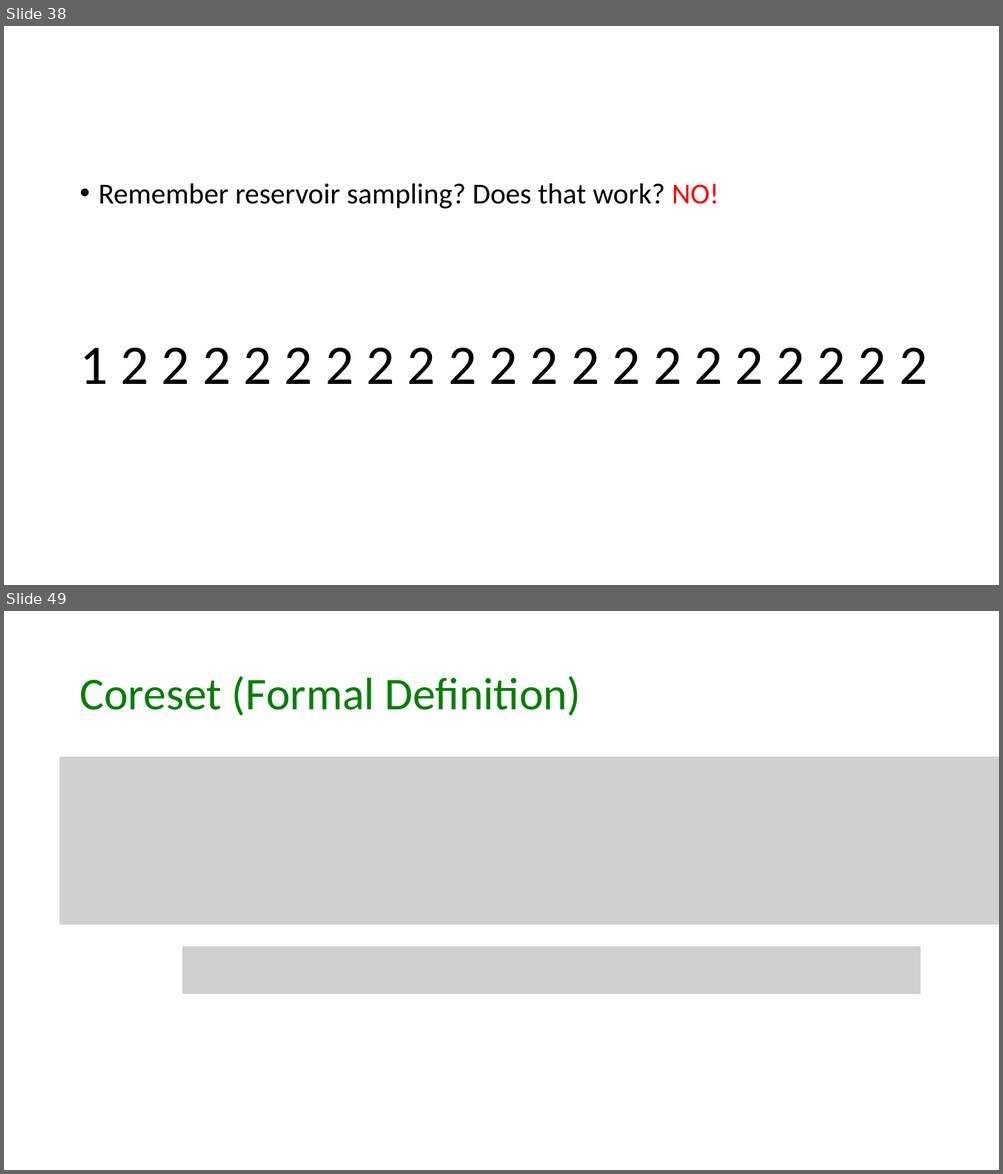
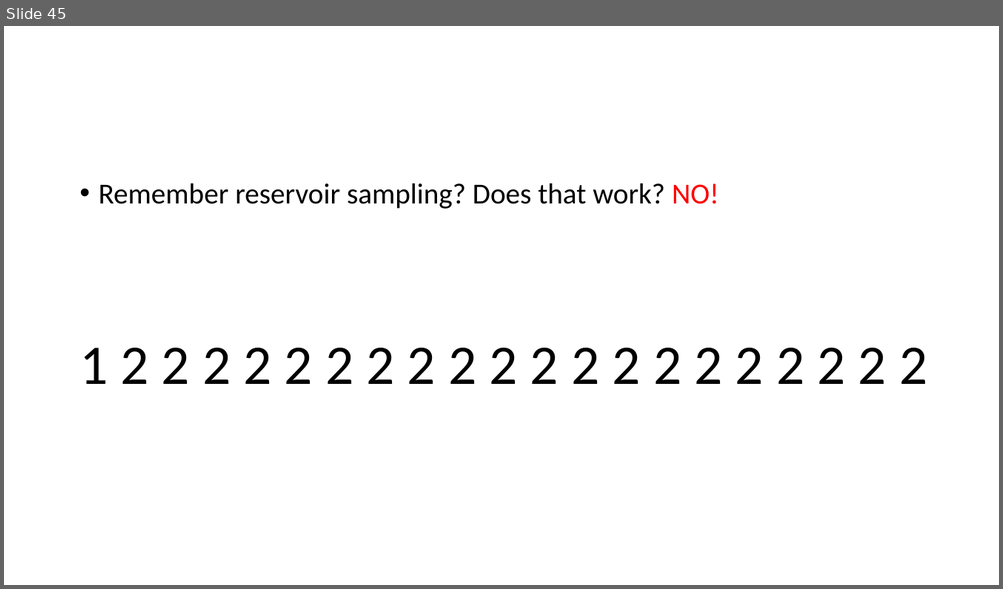
Before and after one commit to samsonzhou/samsonzhou.github.io, a slide deck: CSCE689-23/L17.pptx. Shown one above the other, each under a label of ours: slides 38 and 49 before the commit, slide 45 after it; the slides between them are not shown. The pictures are 1003x1174 and 1003x589 pixels, drawn with LibreOffice and Linux fonts; fonts in the diff are those of the drawing; grey boxes stand for pictures. Boxes give left, top, right and bottom in pixels: in the first picture for what was removed or moved away, otherwise in the second. Text is boxed around its words. In the diff, an @@ line names an element or a change of style, - is before the commit and + after.

```diff
--- a/CSCE689-23/L17.pptx
+++ b/CSCE689-23/L17.pptx
@@ slide 49 removed at <box>4,611,999,1170</box>, background #FFFFFF @@
@@ title removed at <box>79,676,581,716</box> @@
-Coreset (Formal Definition)
@@ picture removed at <box>60,757,999,925</box> @@
@@ picture removed at <box>182,947,920,994</box> @@
@@ what was slide 38 is now slide 45 @@
```
Also in this commit, not shown: 7 slides added, 36 other slides removed, 2 other files.
